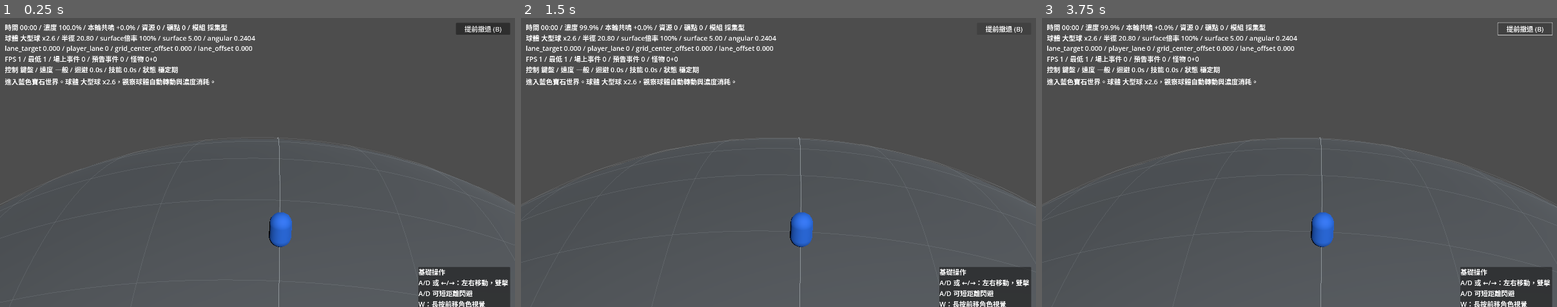
Above: before the commit, frames 1-3 (left to right).
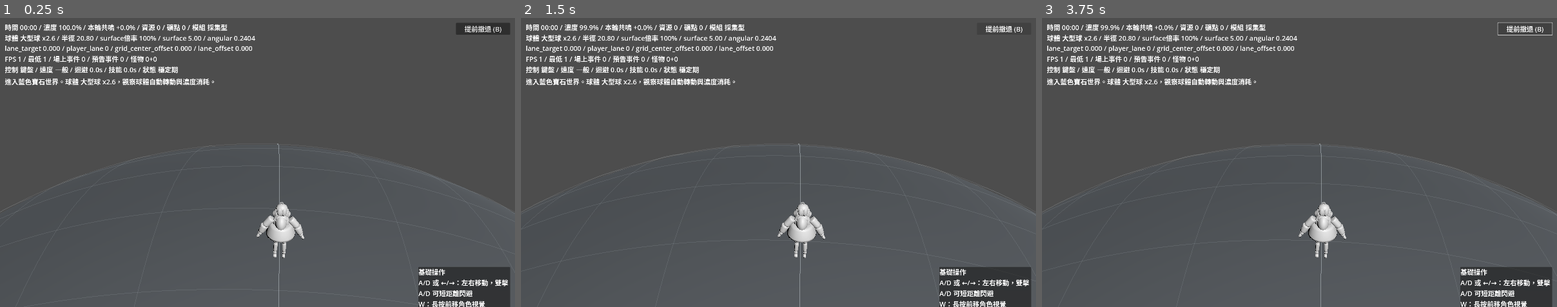
Above: after the commit, the same moments.

Repository: ttww14700-tech/GodotProject-AstralEcho
Game: Godot game, scene res://scenes/RunWorld.tscn
Same seed, same stepped clock (60 frames per second), same inputs: the game is played once before the commit and once after it. This scene is started directly instead of the project's main scene.
Inputs:
- Up to frame 1 (0.25 s): no input
- Up to frame 2 (1.5 s): click "提前撤退 (B)" at 0.5 s; tap Enter at 1.25 s; hold D (move_right) from 1.28 s (still down); hold W (camera_push_forward) from 1.28 s (still down)
- Up to frame 3 (3.75 s): tap Space (dodge) at 2, 2.1, 3.5 s; release D (move_right) at 2.03 s; release W (camera_push_forward) at 2.03 s; hold S (slow_down) 2.03-2.78 s; tap Enter at 2.75 s; hold D (move_right) 2.78-3.53 s; tap B (retreat) at 2.85 s; hold Up from 3.53 s (still down); tap W (camera_push_forward) at 3.6 s

The runs differ from the first frame. In frame 1, 1.0% of the frame differs, in the area x 0-100%, y 41-98%; in frame 2, 1.1%, in the area x 0-100%, y 41-92%; in frame 3, 1.1%.

Commit message:
Use greybox player model in RunWorld

Diff:
--- a/scenes/characters/PlayerGreybox.tscn
+++ b/scenes/characters/PlayerGreybox.tscn
@@ -1,10 +1,16 @@
-[gd_scene load_steps=2 format=3]
+[gd_scene load_steps=3 format=3]
 
 [ext_resource type="PackedScene" uid="uid://bpw2bxmg51fak" path="res://assets/models/characters/AE_TestCharacter_Grey_Final.glb" id="1_player_model"]
 
-[node name="PlayerGreybox" type="Node3D"]
+[sub_resource type="CapsuleShape3D" id="CapsuleShape3D_player_collision"]
+radius = 0.3
+height = 1.7
 
-[node name="CollisionRoot" type="Node3D" parent="."]
+[node name="PlayerGreybox" type="CharacterBody3D"]
+
+[node name="CollisionShape3D" type="CollisionShape3D" parent="."]
+transform = Transform3D(1, 0, 0, 0, 1, 0, 0, 0, 1, 0, 0.85, 0)
+shape = SubResource("CapsuleShape3D_player_collision")
 
 [node name="LogicRoot" type="Node3D" parent="."]
 
--- a/scripts/RunWorld.gd
+++ b/scripts/RunWorld.gd
@@ -5,6 +5,7 @@
 const RUN_EVENT_PREVIEW_LAYER_SCRIPT := preload("res://scripts/RunEventPreviewLayer.gd")
 const RUN_EVENT_PREVIEW_LAYER_SCENE := preload("res://scenes/ui/RunEventPreviewLayer.tscn")
 const RUN_MONSTER_PLACEHOLDER_SCENE := preload("res://scenes/monsters/RunMonsterPlaceholder.tscn")
+const PLAYER_GREYBOX_SCENE := preload("res://scenes/characters/PlayerGreybox.tscn")
 const RUN_DURATION := 600.0
 const WORLD_RADIUS := 8.0
 const EVENT_TRIGGER_ANGLE := 0.08
@@ -21,6 +22,8 @@
 const MONSTER_SCATTER_NEAR_CHANCE := 0.65
 const MONSTER_SCATTER_NEAR_RADIUS_RATIO := 0.18
 const MONSTER_SCATTER_FAR_RADIUS_RATIO := 0.55
+const PLAYER_HEIGHT := 1.7
+const PLAYER_SURFACE_OFFSET := 0.02
 const NORMAL_MONSTER_MIN_SCALE := 1.1
 const NORMAL_MONSTER_MAX_SCALE := 1.5
 const EVENT_SPAWN_ANGLE := -1.05
@@ -137,7 +140,7 @@
 }
 
 var world_mesh: MeshInstance3D
-var player_mesh: MeshInstance3D
+var player_node: Node3D
 var run_camera: Camera3D
 var event_preview_layer
 var camera_debug_timer := 0.0
@@ -321,13 +324,8 @@
 	add_child(world_mesh)
 	_add_surface_grid()
 
-	player_mesh = MeshInstance3D.new()
-	var capsule := CapsuleMesh.new()
-	capsule.radius = 0.28
-	capsule.height = 0.95
-	player_mesh.mesh = capsule
-	player_mesh.material_override = _material(Color(0.15, 0.45, 0.95))
-	add_child(player_mesh)
+	player_node = PLAYER_GREYBOX_SCENE.instantiate() as Node3D
+	add_child(player_node)
 
 	run_camera = Camera3D.new()
 	add_child(run_camera)
@@ -515,7 +513,7 @@
 	var planet_center := Vector3.ZERO
 	var player_position := _get_gameplay_player_position()
 	if player_position.distance_squared_to(planet_center) < 0.001:
-		player_position = Vector3(0, current_world_radius + 0.55, 0)
+		player_position = Vector3(0, current_world_radius + PLAYER_HEIGHT * 0.5, 0)
 
 	var player_surface_normal := (player_position - planet_center).normalized()
 	var toward_center := -player_surface_normal
@@ -524,13 +522,13 @@
 
 func _get_gameplay_player_position() -> Vector3:
 	var local_radius := sqrt(maxf(current_world_radius * current_world_radius - lane_target * lane_target, 0.0))
-	return Vector3(lane_target, local_radius + 0.55, 0.0)
+	return Vector3(lane_target, local_radius + PLAYER_HEIGHT * 0.5, 0.0)
 
 
 func _get_visual_player_position() -> Vector3:
 	var local_radius := sqrt(maxf(current_world_radius * current_world_radius - lane_target * lane_target, 0.0))
 	var angle := -current_player_visual_forward_angle
-	return Vector3(lane_target, cos(angle) * local_radius + 0.55, sin(angle) * local_radius)
+	return Vector3(lane_target, cos(angle) * local_radius + PLAYER_SURFACE_OFFSET, sin(angle) * local_radius)
 
 
 func _camera_height_for_distance(distance: float) -> float:
@@ -740,8 +738,8 @@
 
 func _update_visuals(delta: float) -> void:
 	world_mesh.rotate_x(delta * current_world_rotation_speed)
-	player_mesh.position = _get_visual_player_position()
-	player_mesh.rotation_degrees.z = -lane_target * 4.0
+	player_node.position = _get_visual_player_position()
+	player_node.rotation_degrees.z = -lane_target * 4.0
 	if run_camera:
 		_solve_camera_composition(run_camera)
 		_sync_event_preview_layer(delta)
